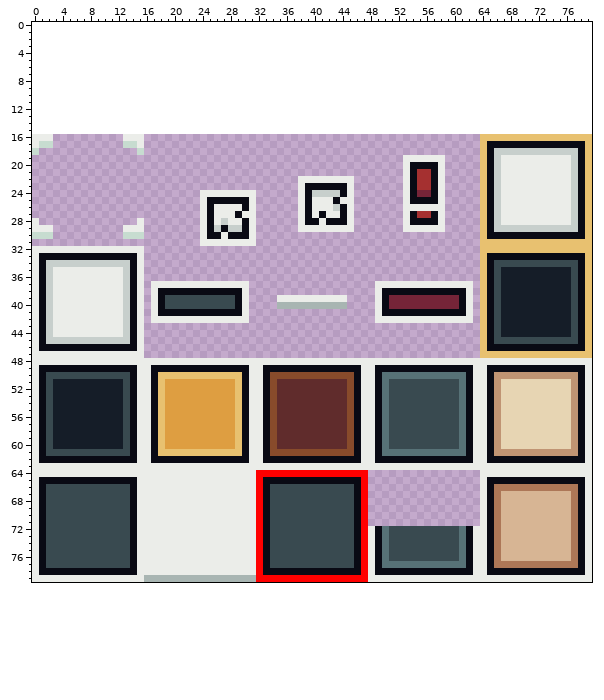
Two versions of one pixel-art file, Assets/Sprites/UI.aseprite. Above, as it was before the edit.
80x64 pixels, 1 frame. The old version is drawn lined up with the new one, on the new canvas.
The same view after the edit:
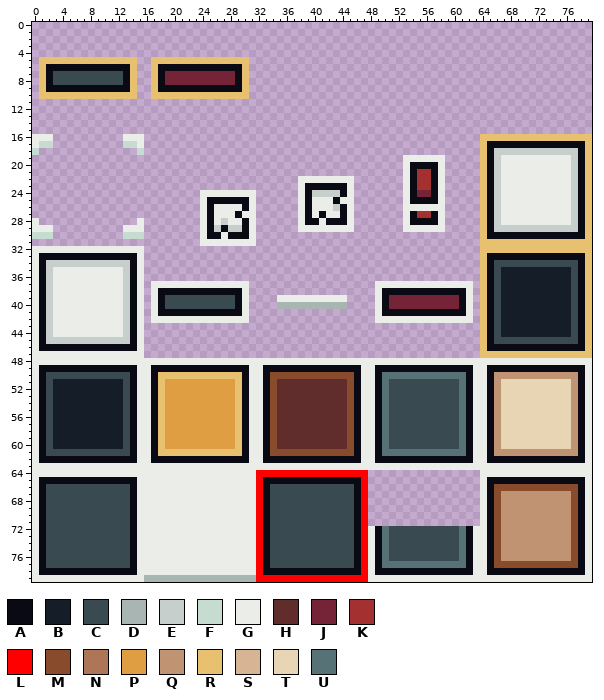
Palette (. is transparent): A #090a14  B #151d28  C #394a50  D #a8b5b2  E #c7cfcc  F #c7dcd0  G #ebede9  H #602c2c  J #752438  K #a53030  L #ff0000  M #884b2b  N #ad7757  P #de9e41  Q #c09473  R #e8c170  S #d7b594  T #e7d5b3  U #577277
Change:
canvas 80x64 -> 80x80, the old top-left corner now at 0,16
The edit adds colour A in row 6 at x 2 to 13 and 18 to 29; in rows 7 to 8 at x 2, 13, 18 and 29; in row 9 at x 2 to 13 and 18 to 29.
The edit adds colour C in rows 7 to 8 at x 3 to 12.
The edit adds colour J in rows 7 to 8 at x 19 to 28.
Colour N gives way to colour M in row 66 at x 66 to 77; in rows 67 to 76 at x 66 and 77; in row 77 at x 66 to 77.
Colour S gives way to colour Q in rows 67 to 76 at x 67 to 76.
The edit adds colour R in row 5 at x 1 to 14 and 17 to 30; in rows 6 to 9 at x 1, 14, 17 and 30; in row 10 at x 1 to 14 and 17 to 30.
Boxes around the changes in both pictures, in picture pixels (x1, y1, x2, y2):
added: (39, 57, 249, 99)
changed: (494, 484, 578, 568)
